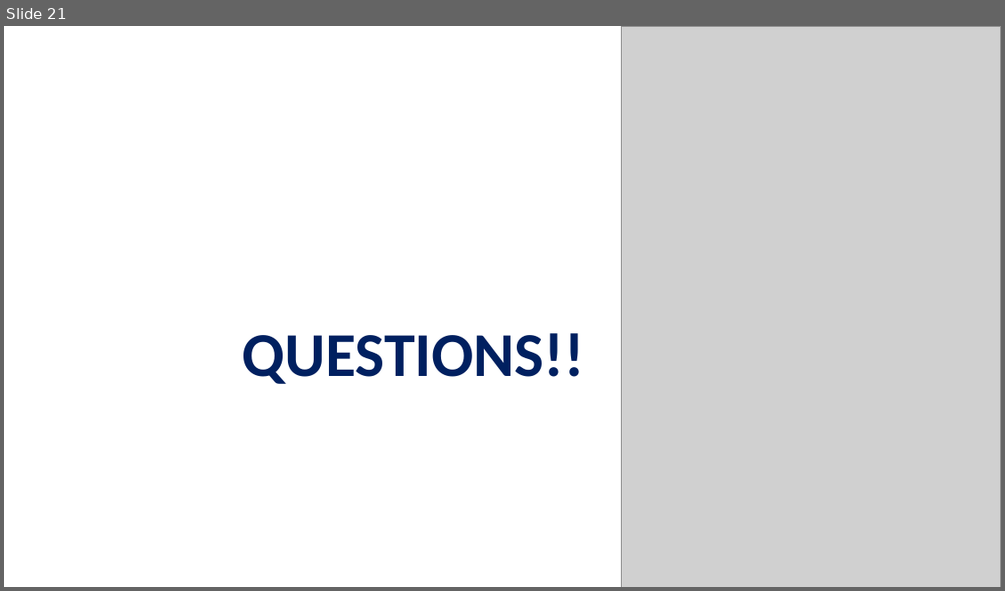
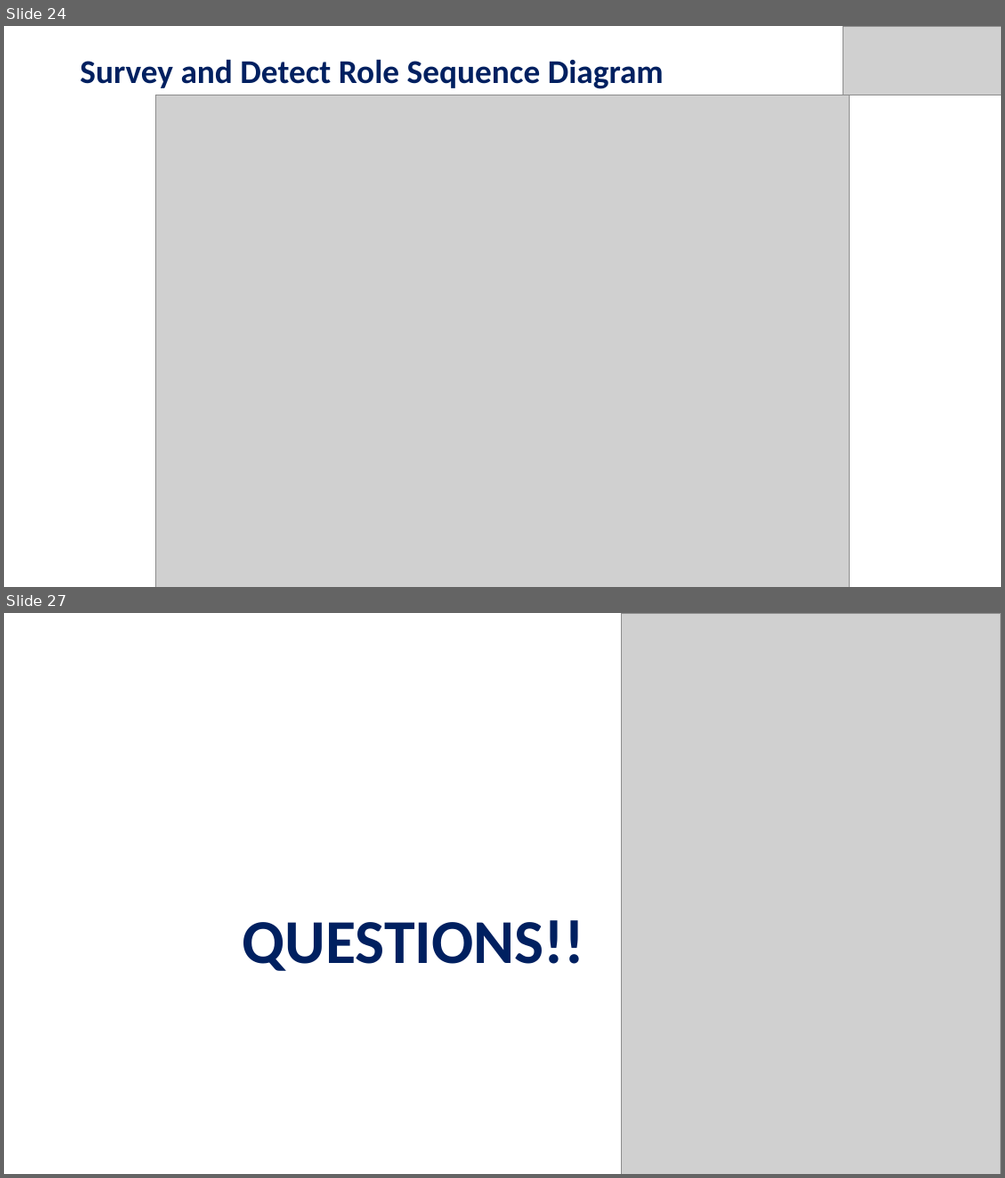
Before and after one commit to anand6105/MSE_QRBOT, a slide deck: docs/QUICK_RESCUE_BOT.pptx. Shown one above the other, each under a label of ours: slide 21 before the commit, slides 24 and 27 after it; the slides between them are not shown. The pictures are 1005x591 and 1005x1178 pixels, drawn with LibreOffice and Linux fonts; fonts in the diff are those of the drawing; grey boxes stand for pictures. Boxes give left, top, right and bottom in pixels: in the first picture for what was removed or moved away, otherwise in the second. Text is boxed around its words. In the diff, an @@ line names an element or a change of style, - is before the commit and + after.

Commit message:
Updated the slides for the roles, sequence diagram , state chart and component diagram

```diff
--- a/docs/QUICK_RESCUE_BOT.pptx
+++ b/docs/QUICK_RESCUE_BOT.pptx
@@ slide 24 added at bbox=[4, 26, 1001, 587], background #FFFFFF @@
@@ picture added at bbox=[843, 26, 1001, 95] @@
@@ title added at bbox=[80, 59, 663, 89], 32 pt, text #002060, bold @@
+Survey and Detect Role Sequence Diagram
@@ picture added at bbox=[156, 95, 850, 587] @@
@@ what was slide 21 is now slide 27 @@
```
Also in this commit, not shown: 17 slides changed, 7 other slides added, 2 slides removed.
